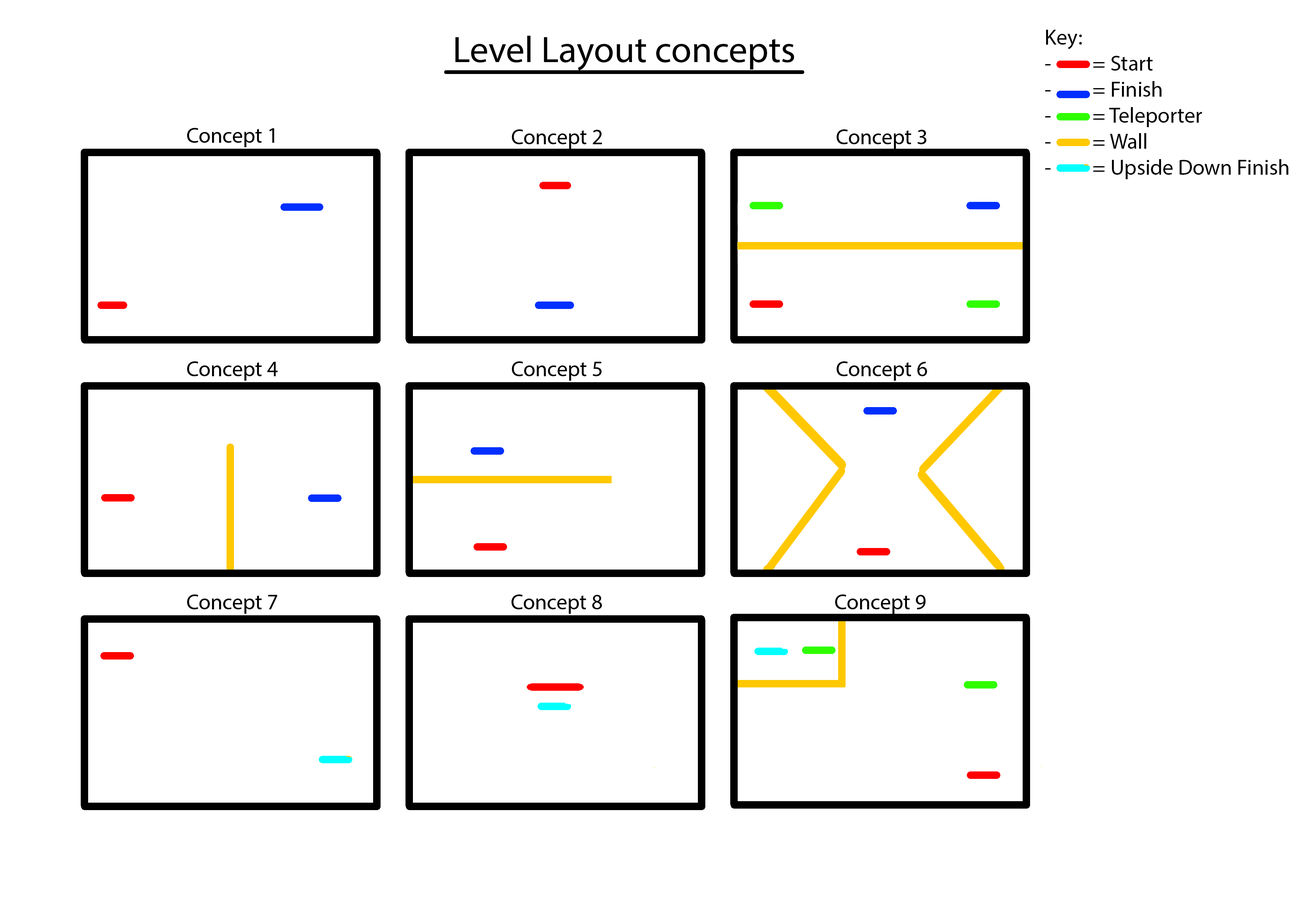
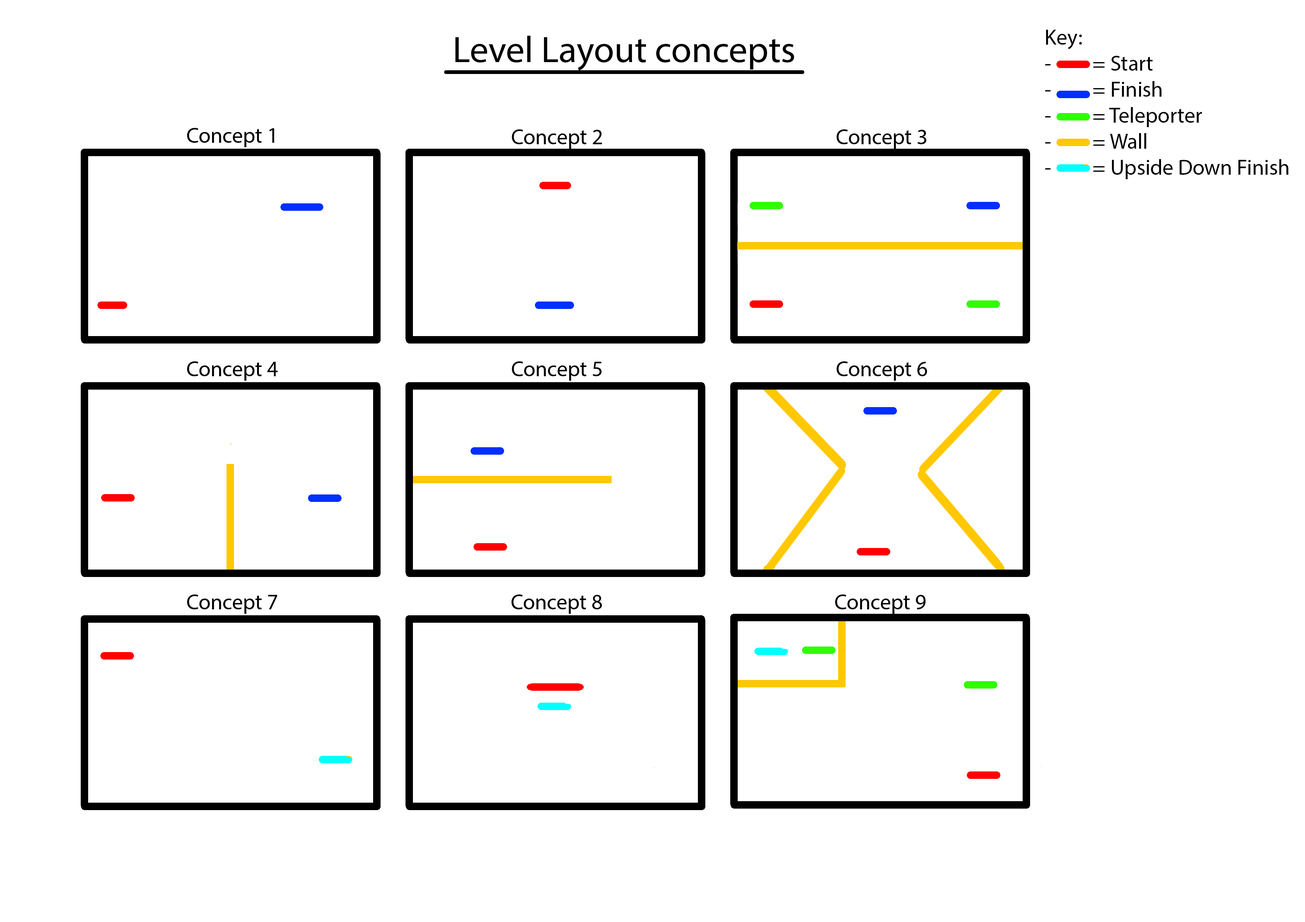
Layer changes from the first 1305 × 922 image to the second:
painted on "Concept 4" over 226, 443, 234, 465
